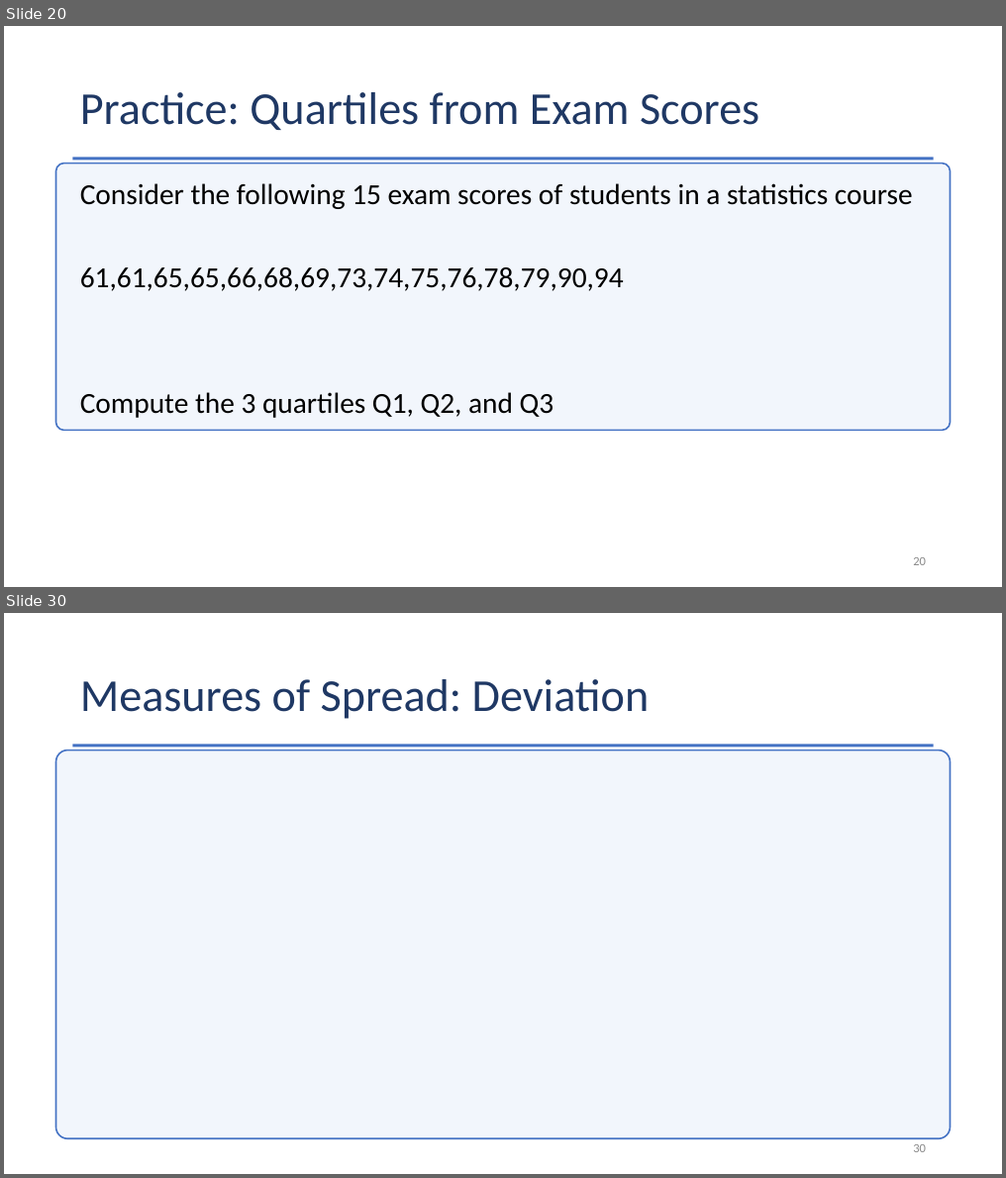
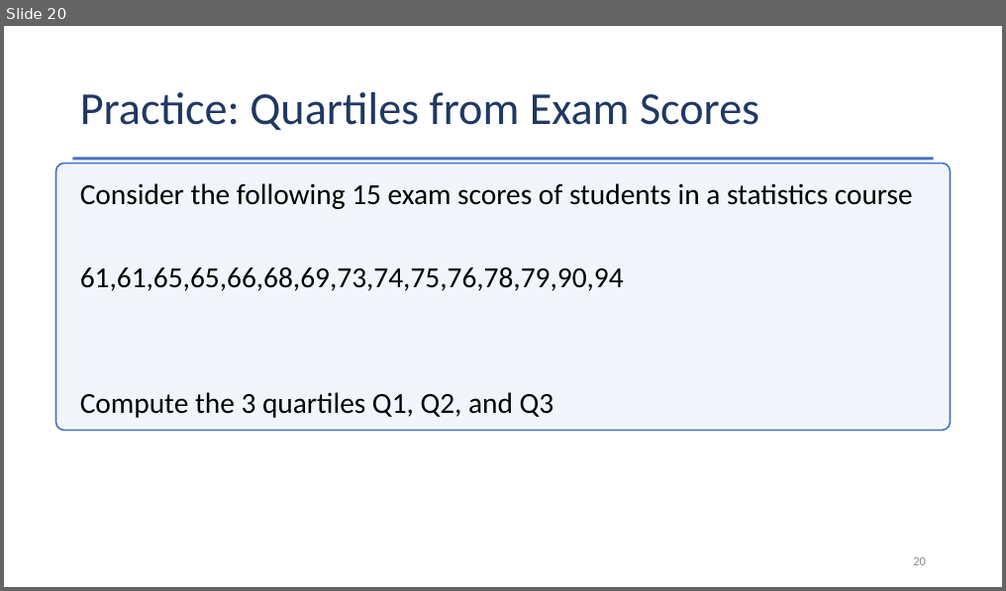
Before and after one commit to Jarred6068/Kvamme_UI_STAT251, a slide deck: docs/lecture_slides/Week 2/Week2_Lecture5_slides_1_19_2024.pptx. Shown one above the other, each under a label of ours: slides 20 and 30 before the commit, slide 20 after it; the slides between them are not shown. The pictures are 1006x1178 and 1006x591 pixels, drawn with LibreOffice and Linux fonts; fonts in the diff are those of the drawing; grey boxes stand for pictures. Boxes give left, top, right and bottom in pixels: in the first picture for what was removed or moved away, otherwise in the second. Text is boxed around its words. In the diff, an @@ line names an element or a change of style, - is before the commit and + after.

```diff
--- a/docs/lecture_slides/Week 2/Week2_Lecture5_slides_1_19_2024.pptx
+++ b/docs/lecture_slides/Week 2/Week2_Lecture5_slides_1_19_2024.pptx
@@ slide 30 removed at <box>4,613,1002,1174</box>, background #FFFFFF @@
@@ title removed at <box>80,679,649,719</box> @@
-Measures of Spread: Deviation
@@ rounded rectangle removed at <box>55,750,949,1139</box> @@
@@ rectangle removed at <box>73,744,934,747</box> @@
@@ page number removed at <box>913,1145,926,1153</box> @@
-30
```
Also in this commit, not shown: 14 other slides removed, 58 other files.
